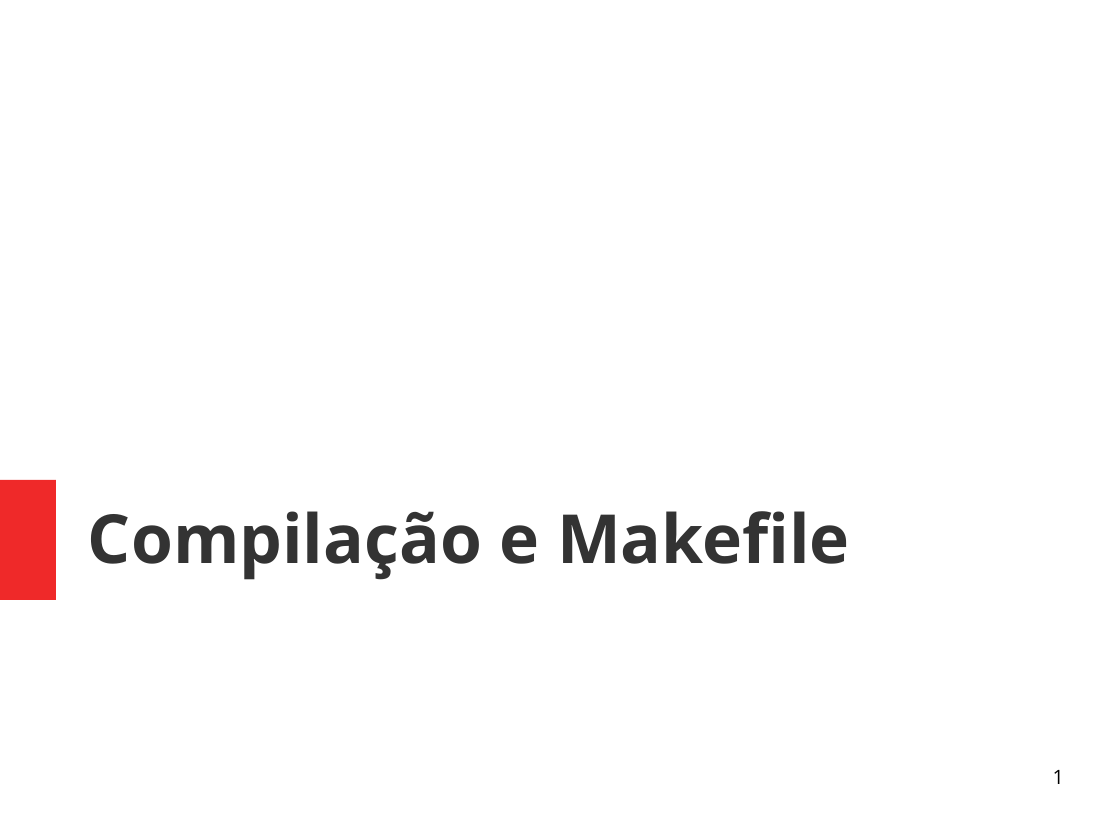
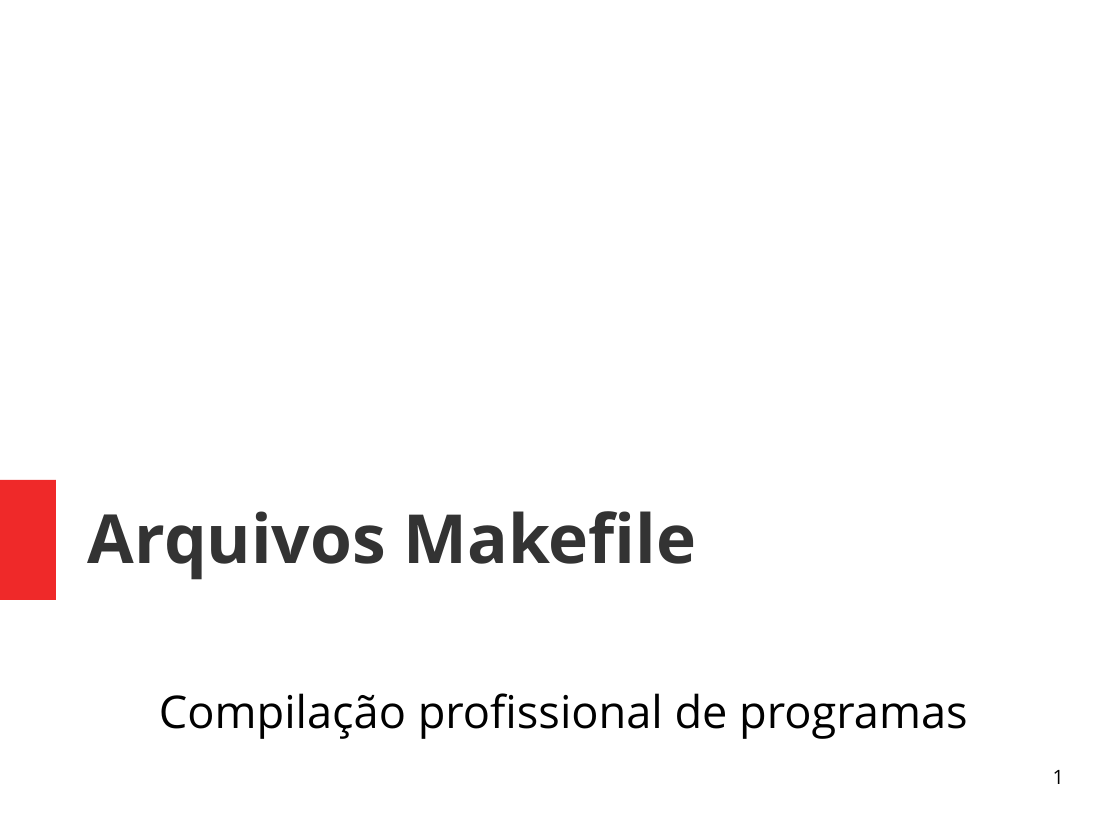
Before and after one commit to Geofisicando/curso-Makefile, a slide deck: slide 1 of slides/Apresentação_curso_Makefile.odp. Drawn at 1120x840 pixels with LibreOffice and Linux fonts; fonts in the diff are those of the drawing. Boxes give left, top, right and bottom in pixels: in the first picture for what was removed or moved away, otherwise in the second. Text is boxed around its words. In the diff, an @@ line names an element or a change of style, - is before the commit and + after.

```diff
--- a/slides/Apresentação_curso_Makefile.odp
+++ b/slides/Apresentação_curso_Makefile.odp
@@ title at [88, 511, 697, 580]: text changed @@
-Compilação e Makefile
+Arquivos Makefile
@@ subtitle added at [159, 693, 967, 739], 32 pt, text #000000 @@
+Compilação profissional de programas
```
Also in this commit, not shown: 4 slides added, 1 other file.
